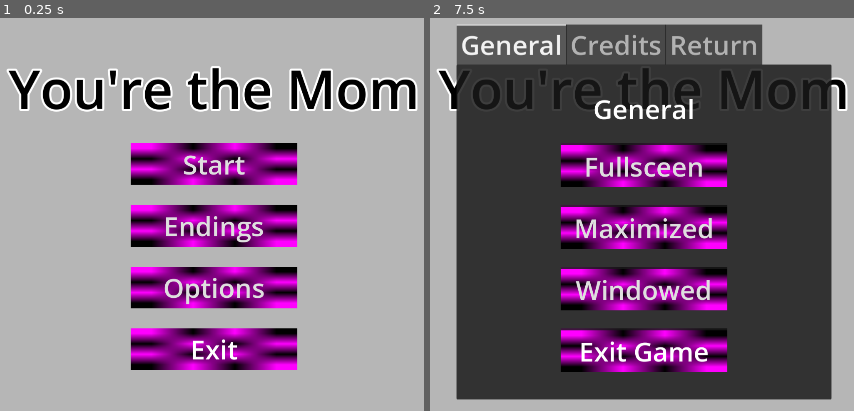
Above: before the commit, frames 1-2 (left to right).
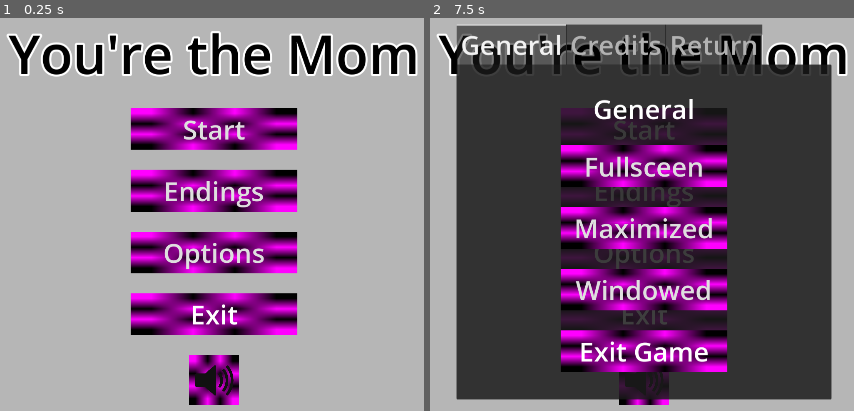
Above: after the commit, the same moments.

Repository: mcavazotti/shovel-jam-2025
Game: Godot game, scene res://Scenes/title.tscn
The game is run twice, just before and just after one commit, with the same random seed, the same clock (stepped at 60 frames per second) and the same inputs. This scene is started directly instead of the project's main scene.
Inputs (mouse positions are in pixels of both pictures, inside the frame that each line leads up to):
- Up to frame 1 (0.25 s): no input
- Up to frame 2 (7.5 s): click (642, 379) at 0.52 s; click "Start" at 1.25 s; click "Start" at 2 s; click "Endings" at 2.75 s; click "Endings" at 3.5 s; click (642, 379) at 4.27 s; click "Start" at 5 s; click "Endings" at 5.75 s; click (642, 379) at 6.52 s; click "Options" at 7.25 s

The runs differ from the first frame. In frame 1, 36% of the frame differs, in the area x 1-99%, y 3-99%; in frame 2, 15%.

Commit message:
Reinstated Menu Music and BGM Toggle Button

Diff:
--- a/Scenes/title.tscn
+++ b/Scenes/title.tscn
@@ -1,9 +1,10 @@
-[gd_scene load_steps=10 format=3 uid="uid://chkp5ltal2l4n"]
+[gd_scene load_steps=13 format=3 uid="uid://chkp5ltal2l4n"]
 
 [ext_resource type="Script" uid="uid://bpgo2y51du13a" path="res://Scripts/buttons_and_title.gd" id="1_ekrfg"]
+[ext_resource type="Texture2D" uid="uid://c70r0ll0sbh6x" path="res://Assets/Art/Speaker_Icon.png" id="2_2qdx2"]
 [ext_resource type="AudioStream" uid="uid://c1t5vysankjok" path="res://Assets/Sounds/Select.wav" id="2_q2qps"]
 [ext_resource type="PackedScene" uid="uid://3hso8cn4h0xh" path="res://Scenes/options.tscn" id="2_yosvi"]
-[ext_resource type="AudioStream" uid="uid://dw4umkddbmc5y" path="res://Assets/Sounds/Main-Theme-Draft.wav" id="3_fp2oq"]
+[ext_resource type="AudioStream" uid="uid://ck2j61qtef70e" path="res://Assets/Sounds/Results.mp3" id="4_q2qps"]
 
 [sub_resource type="LabelSettings" id="LabelSettings_4obfb"]
 font_size = 128
@@ -18,6 +19,11 @@
 [sub_resource type="StyleBoxEmpty" id="StyleBoxEmpty_w31pl"]
 
 [sub_resource type="StyleBoxEmpty" id="StyleBoxEmpty_ekrfg"]
+
+[sub_resource type="StyleBoxEmpty" id="StyleBoxEmpty_yosvi"]
+
+[sub_resource type="PlaceholderTexture2D" id="PlaceholderTexture2D_3eqdi"]
+size = Vector2(120, 120)
 
 [node name="Control" type="Control"]
 layout_mode = 3
@@ -97,6 +103,29 @@
 flat = true
 icon_alignment = 1
 
+[node name="BGM Toggle" type="Button" parent="Buttons and Title"]
+layout_mode = 2
+theme_override_styles/focus = SubResource("StyleBoxEmpty_yosvi")
+icon = SubResource("PlaceholderTexture2D_3eqdi")
+flat = true
+icon_alignment = 1
+
+[node name="TextureRect" type="TextureRect" parent="Buttons and Title/BGM Toggle"]
+layout_mode = 1
+anchors_preset = 8
+anchor_left = 0.5
+anchor_top = 0.5
+anchor_right = 0.5
+anchor_bottom = 0.5
+offset_left = -50.0
+offset_top = -50.0
+offset_right = 50.0
+offset_bottom = 50.0
+grow_horizontal = 2
+grow_vertical = 2
+texture = ExtResource("2_2qdx2")
+expand_mode = 1
+
 [node name="Options" parent="." instance=ExtResource("2_yosvi")]
 layout_mode = 1
 
@@ -104,10 +133,11 @@
 stream = ExtResource("2_q2qps")
 
 [node name="Music" type="AudioStreamPlayer" parent="."]
-stream = ExtResource("3_fp2oq")
+stream = ExtResource("4_q2qps")
 
 [connection signal="pressed" from="Buttons and Title/Start" to="Buttons and Title" method="_on_start_pressed"]
 [connection signal="pressed" from="Buttons and Title/Endings" to="Buttons and Title" method="_on_endings_pressed"]
 [connection signal="pressed" from="Buttons and Title/Options" to="Buttons and Title" method="_on_options_pressed"]
 [connection signal="pressed" from="Buttons and Title/Options" to="Options" method="_on_options_pressed"]
 [connection signal="pressed" from="Buttons and Title/Exit" to="Buttons and Title" method="_on_exit_pressed"]
+[connection signal="pressed" from="Buttons and Title/BGM Toggle" to="Buttons and Title" method="_on_bgm_toggle_pressed"]
--- a/Scripts/buttons_and_title.gd
+++ b/Scripts/buttons_and_title.gd
@@ -4,7 +4,7 @@
 @onready var Music_streamer = $"../Music"
 
 func _ready():
-	#Music_streamer.play()
+	Music_streamer.play()
 	pass
 
 func SFX (type): # Manages all menu sounds, the usage of type allows for more sounds to be used (e.g. back, confirm)
@@ -22,19 +22,17 @@
 func _on_start_pressed():
 	SFX("select")
 
-
 func _on_endings_pressed():
 	SFX("select")
-
 
 func _on_options_pressed():
 	SFX("select")
 
 func _on_exit_pressed():
 	SFX("select")
-	get_tree().exit()
+	get_tree().quit()
 
-func _toggle_bgm(): # unused menu music toggle code. If is to be used, switch function with a button connection.
+func _on_bgm_toggle_pressed() -> void:
 	if Music_streamer.playing == true:
 		Music_streamer.stop()
 	elif Music_streamer.playing == false:
Binary file added: Assets/Art/Speaker_Icon.png
Not shown, added: Assets/Art/Speaker_Icon.png.import
Not shown, added: Assets/Sounds/Results.mp3.import
Not shown, added: Assets/Sounds/Time and time again.mp3.import
Not shown, added: Assets/Sounds/Results.mp3
Not shown, added: Assets/Sounds/Time and time again.mp3
